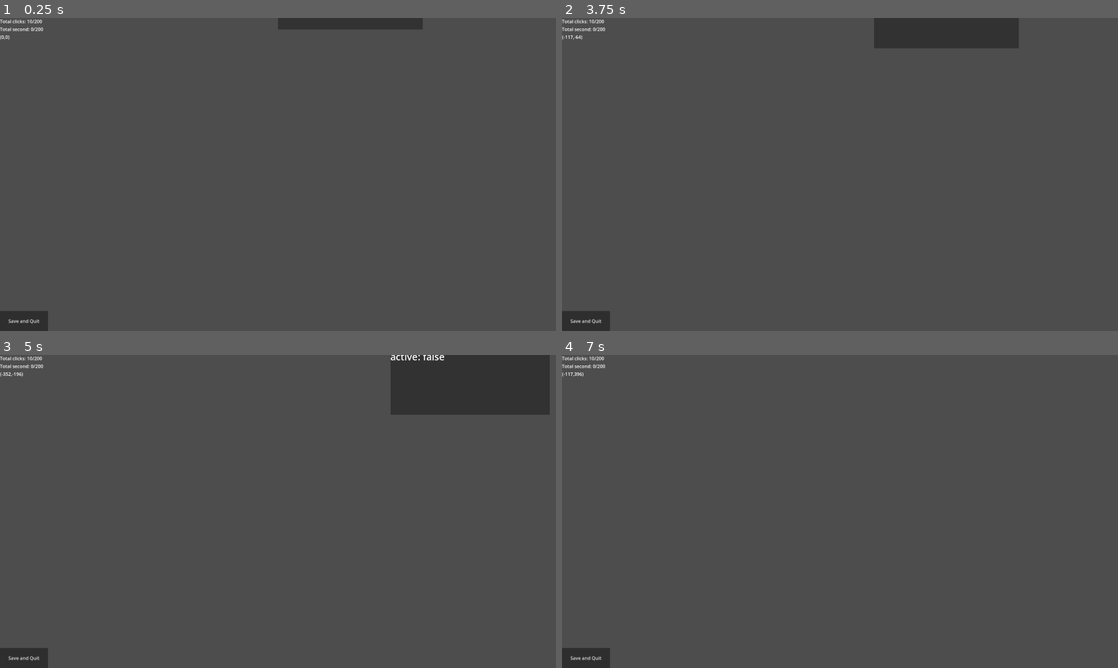
Above: before the commit, frames 1-4 (two rows, left to right).
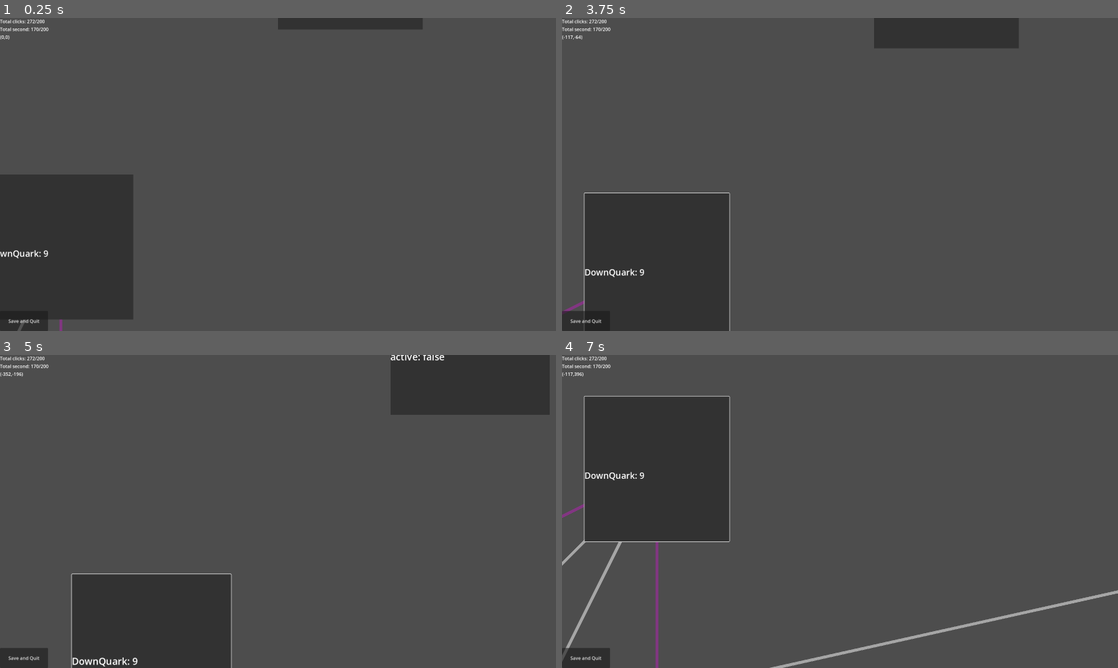
Above: after the commit, the same moments.

Repository: WilliamAHoffman/EmergentUniverse
Game: Godot game, scene res://scenes/root.tscn
Two runs of this game, one before a commit and one after it. Both use one fixed random seed, a clock stepped at 60 frames per second and the inputs below. The engine's default icon, where the game draws it, is replaced by a stand-in: a white triangle on a blue panel in a dark square.
Inputs (mouse positions are in pixels of both pictures, inside the frame that each line leads up to):
- Up to frame 1 (0.25 s): no input
- Up to frame 2 (3.75 s): click (623, 246) at 0.52 s; click (623, 246) at 1.27 s; click (623, 246) at 2.02 s; tap Enter at 2.75 s; move the mouse to (962, 158) at 2.77 s; click (962, 158) at 2.85 s; tap Space at 3.5 s; drag from (728, 190) to (812, 237) at 3.52 s
- Up to frame 3 (5 s): tap Enter at 4.25 s; move the mouse to (333, 442) at 4.27 s; tap Mouse wheel up (wheel_up) at 4.35 s; click (333, 442) at 4.42 s
- Up to frame 4 (7 s): tap Space at 5, 6.5 s; drag from (812, 574) to (673, 464) at 5.02 s; tap Enter at 5.75 s; move the mouse to (1006, 558) at 5.77 s; tap Mouse wheel down (wheel_down) at 5.85 s; click (1006, 558) at 5.92 s; drag from (673, 464) to (756, 433) at 6.52 s

The runs differ from the first frame. In frame 1, 11% of the frame differs, in the area x 0-24%, y 0-100%; in frame 2, 11%; in frame 3, 8.7%; in frame 4, 13%, in the area x 0-100%, y 0-100%.

Commit message:
added electrons and collide

Diff:
--- a/scripts/button scripts/button_manager.gd
+++ b/scripts/button scripts/button_manager.gd
@@ -25,6 +25,7 @@
 	_add_button_data()
 	for button in button_children:
 		_update_bonuses(button)
+	_is_affordable(null)
 	EventBus.emit_signal("finishbuttons", buttons)
 
 
@@ -223,7 +224,7 @@
 	EventBus.emit_signal("vis_notif", location)
 
 
-func _is_affordable() -> void:
+func _is_affordable(_resource) -> void:
 	for in_button in button_children:
 		var button = buttons[in_button.name]
 		if button._check_cost(button.per_click):
Not shown, changed: data/base/button_data.txt
Not shown, changed: data/base/resource_data.txt
Not shown, changed: data/saves/save_bonus.txt
Not shown, changed: data/saves/save_button.txt
Not shown, changed: data/saves/save_player.txt
Not shown, changed: data/saves/save_resource.txt
